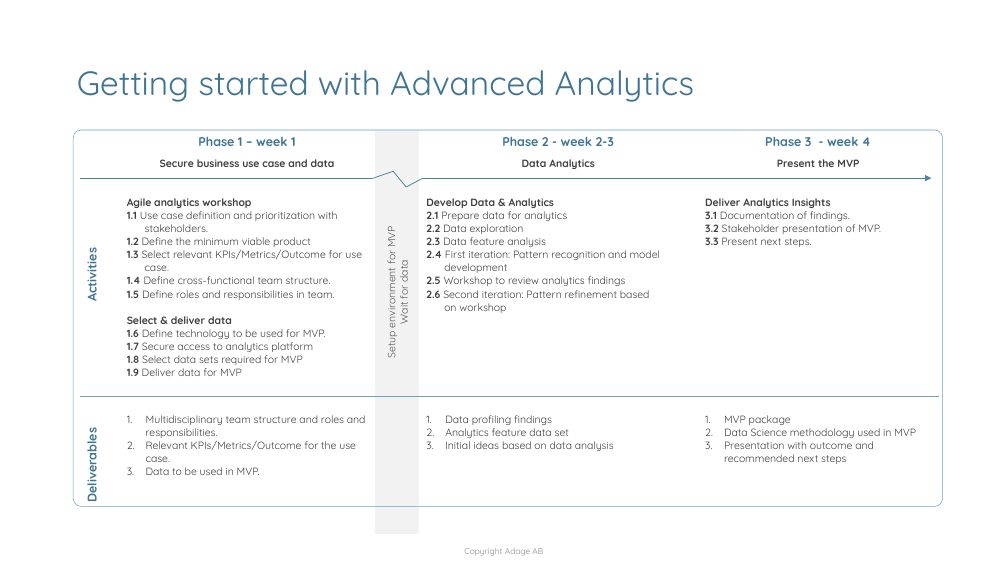
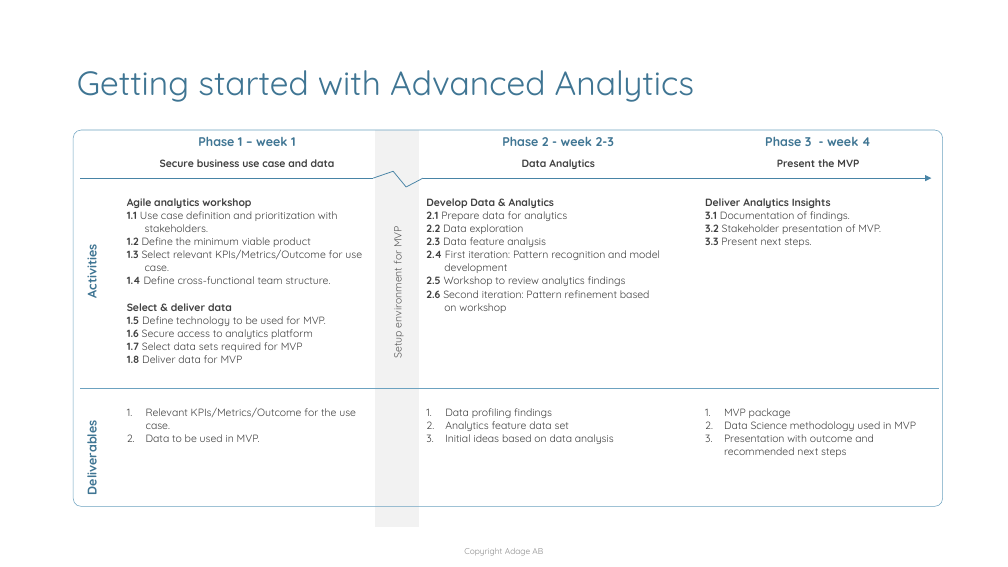
Before and after one commit to mnikolop/case1-bank, a slide deck: slide 7 of Initial Workshop.pptx (slide 5 before the commit). Drawn at 1008x567 pixels with LibreOffice and Linux fonts; fonts in the diff are those of the drawing; background and template pictures are left out. Boxes give left, top, right and bottom in pixels: in the first picture for what was removed or moved away, otherwise in the second. Text is boxed around its words. In the diff, an @@ line names an element or a change of style, - is before the commit and + after.

```diff
--- a/Initial Workshop.pptx
+++ b/Initial Workshop.pptx
@@ table at <box>80,130,938,507</box> @@
-row 2, column 2: Secure business use case and data / Agile analytics workshop / 1.1 Use case definition and prioritization with stakeholders. / 1.2 Define the minimum viable product / 1.3 Select relevant KPIs/Metrics/Outcome for use case. / 1.4 Define cross-functional team structure. / 1.5 Define roles and responsibilities in team. / Select & deliver data / 1.6 Define technology to be used for MVP. / 1.7 Secure access to analytics platform / 1.8 Select data sets required for MVP / 1.9 Deliver data for MVP
+row 2, column 2: Secure business use case and data / Agile analytics workshop / 1.1 Use case definition and prioritization with stakeholders. / 1.2 Define the minimum viable product / 1.3 Select relevant KPIs/Metrics/Outcome for use case. / 1.4 Define cross-functional team structure. / Select & deliver data / 1.5 Define technology to be used for MVP. / 1.6 Secure access to analytics platform / 1.7 Select data sets required for MVP / 1.8 Deliver data for MVP
-row 3, column 2: Multidisciplinary team structure and roles and responsibilities. / Relevant KPIs/Metrics/Outcome for the use case. / Data to be used in MVP.
+row 3, column 2: Relevant KPIs/Metrics/Outcome for the use case. / Data to be used in MVP.
@@ text at <box>396,262,412,324</box>: paragraph removed @@
-Wait for data
```
Also in this commit, not shown: 1 other slide changed, 3 slides added, 2 slides removed, 7 other files.
